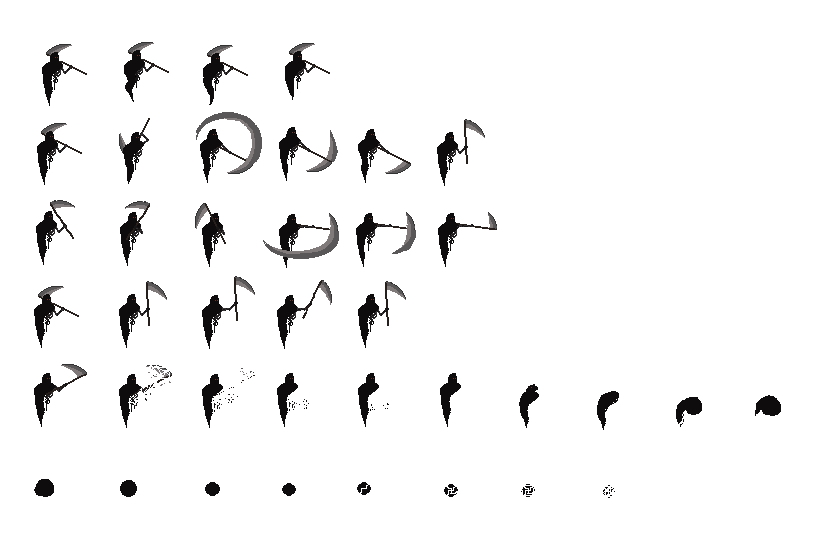
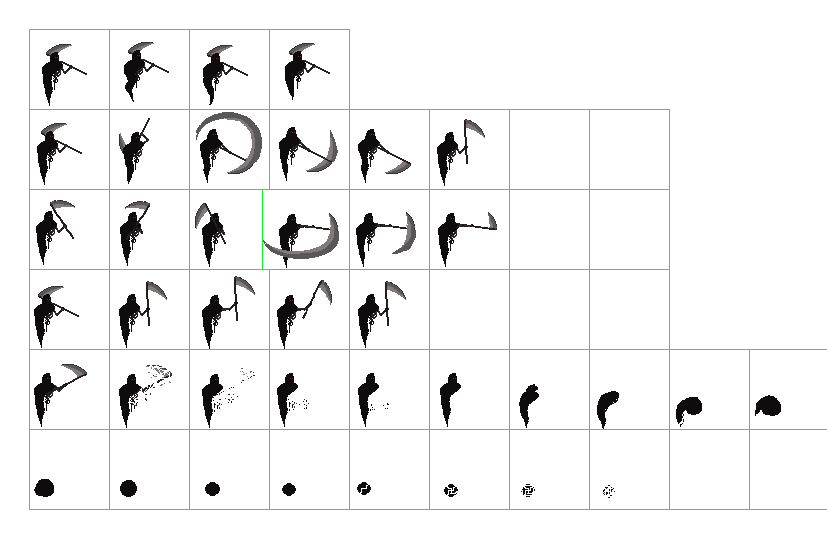
Layers edited between the first and the second 827x560 image:
showed group "Grupo 1" (6 layers) over [29, 29, 827, 510]
showed "Capa 2" over [29, 29, 827, 510]
